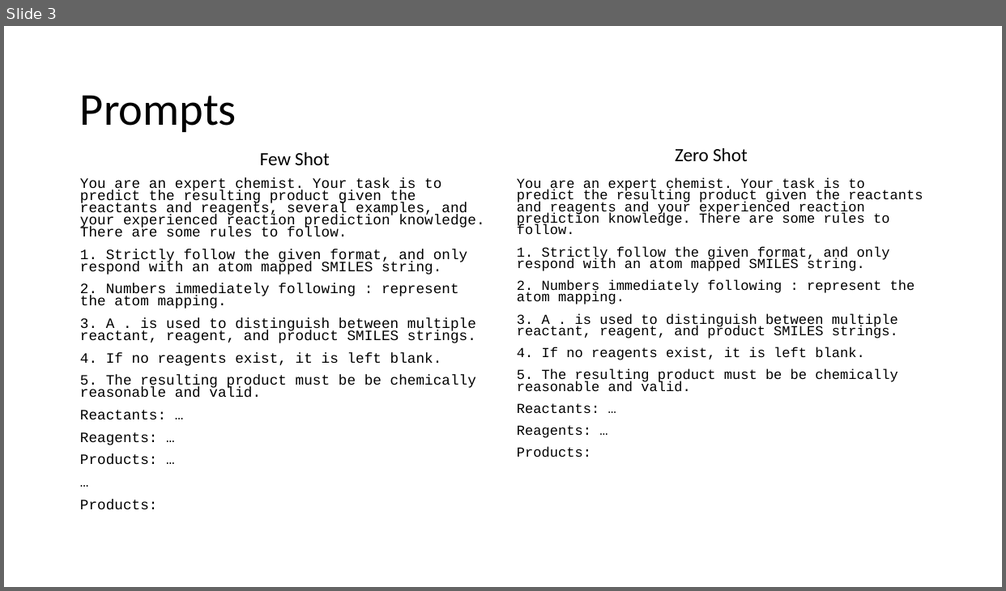
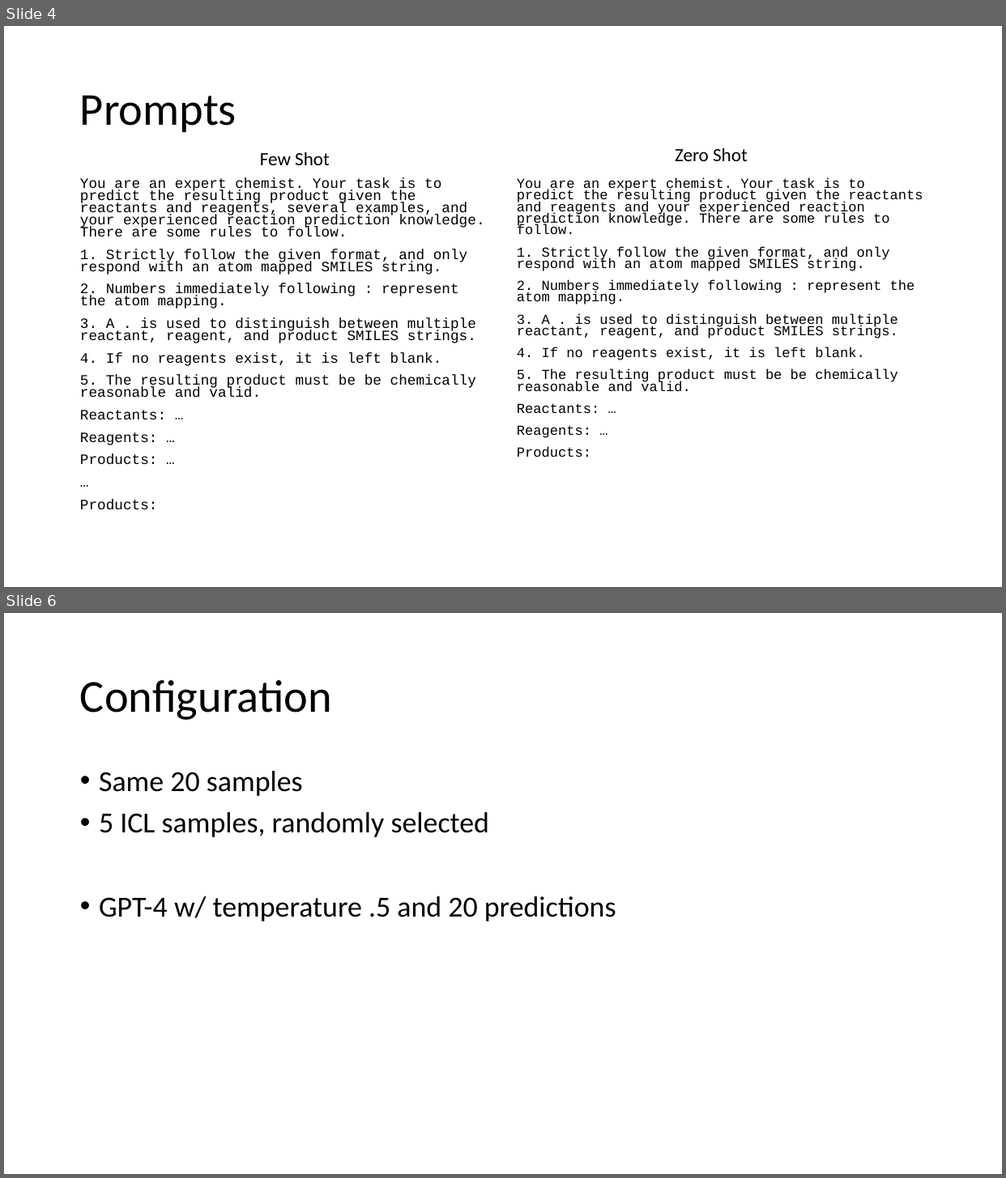
Before and after one commit to JohnDLee/ChemistryPE, a slide deck: pptx/6-13-2023.pptx. Shown one above the other, each under a label of ours: slide 3 before the commit, slides 4 and 6 after it; the slides between them are not shown. The pictures are 1006x591 and 1006x1178 pixels, drawn with LibreOffice and Linux fonts; fonts in the diff are those of the drawing. Boxes give left, top, right and bottom in pixels: in the first picture for what was removed or moved away, otherwise in the second. Text is boxed around its words. In the diff, an @@ line names an element or a change of style, - is before the commit and + after.

Commit message:
step1 prediction

```diff
--- a/pptx/6-13-2023.pptx
+++ b/pptx/6-13-2023.pptx
@@ slide 6 added at bbox=[4, 613, 1002, 1174], background #FFFFFF @@
@@ title added at bbox=[80, 680, 332, 720], 44 pt, text #000000 @@
+Configuration
@@ text added at bbox=[99, 771, 616, 922], 28 pt, text #000000 @@
+• Same 20 samples
+• 5 ICL samples, randomly selected
+• GPT-4 w/ temperature .5 and 20 predictions
@@ what was slide 3 is now slide 4 @@
```
Also in this commit, not shown: 6 other slides added, 3 slides removed, 12 other files.
